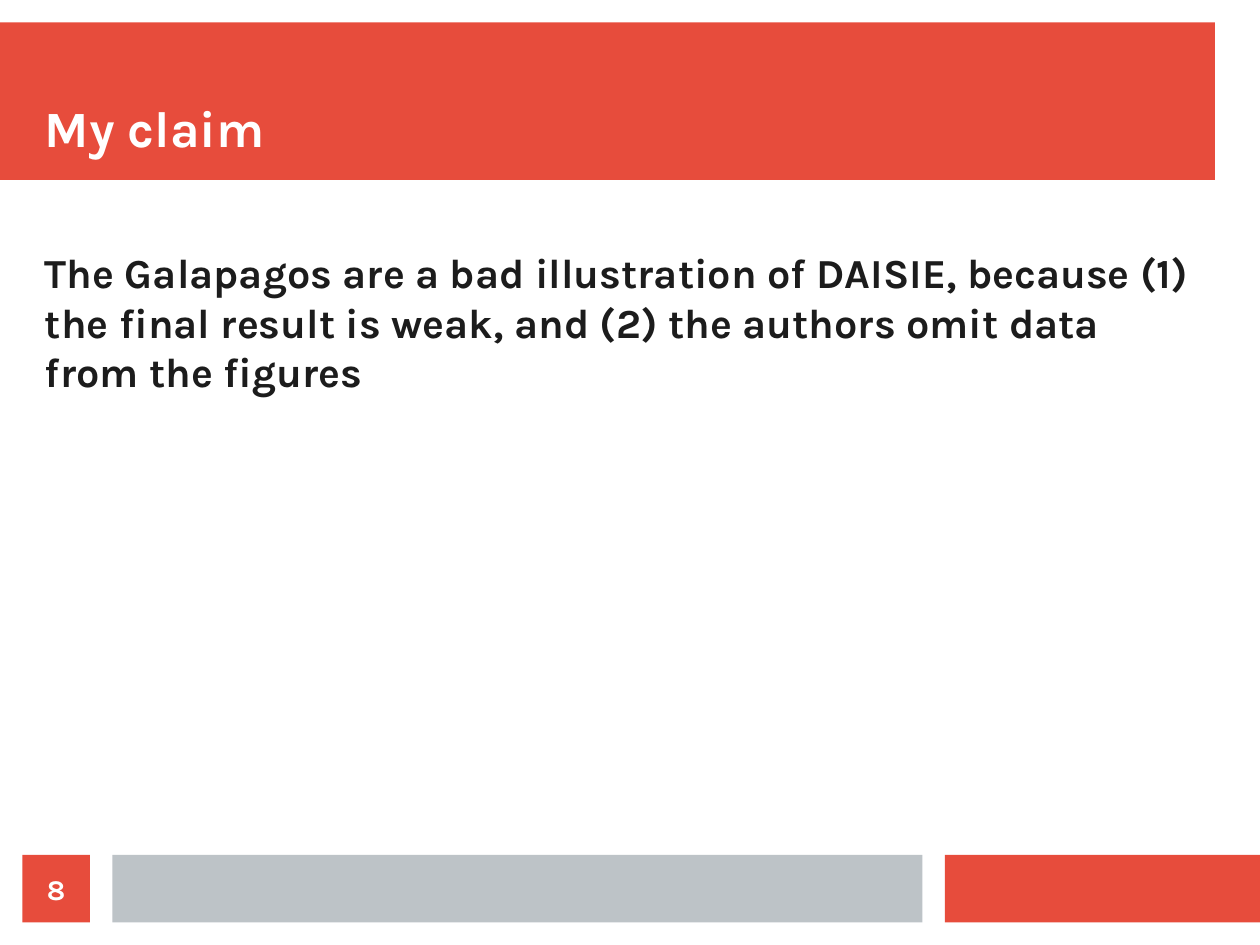
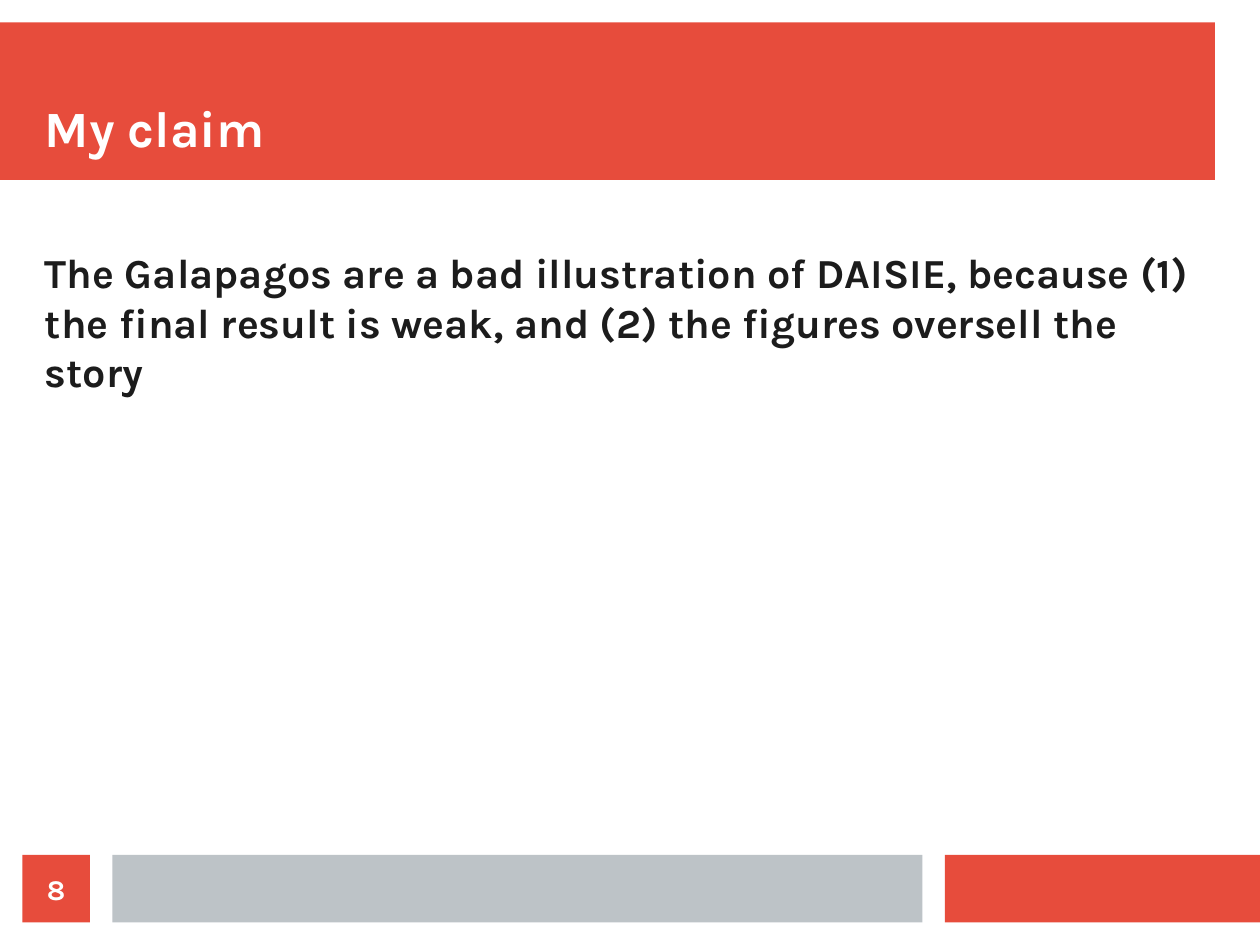
Before and after one commit to richelbilderbeek/Science, a slide deck: slide 8 of Bilderbeek20180622/Bilderbeek20180622.odp. Drawn at 1260x945 pixels with LibreOffice and Linux fonts; fonts in the diff are those of the drawing. Boxes give left, top, right and bottom in pixels: in the first picture for what was removed or moved away, otherwise in the second. Text is boxed around its words. In the diff, an @@ line names an element or a change of style, - is before the commit and + after.

```diff
--- a/Bilderbeek20180622/Bilderbeek20180622.odp
+++ b/Bilderbeek20180622/Bilderbeek20180622.odp
@@ text at (x1=45, y1=257, x2=1188, y2=398): text changed @@
-The Galapagos are a bad illustration of DAISIE, because (1) the final result is weak, and (2) the authors omit data from the figures
+The Galapagos are a bad illustration of DAISIE, because (1) the final result is weak, and (2) the figures oversell the story
```
Also in this commit, not shown: 6 other slides changed, 13 slides added, 10 other files.
